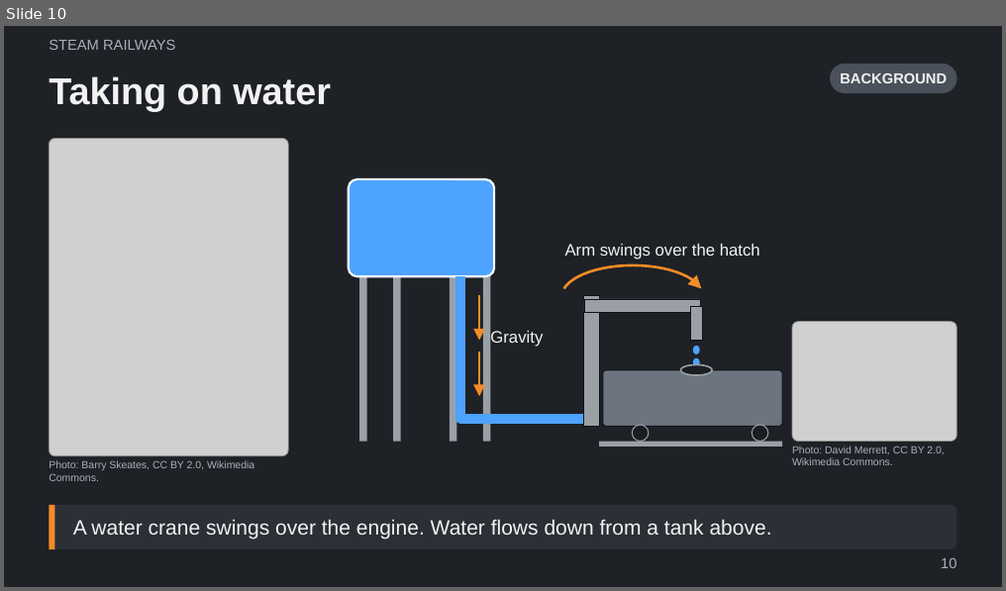
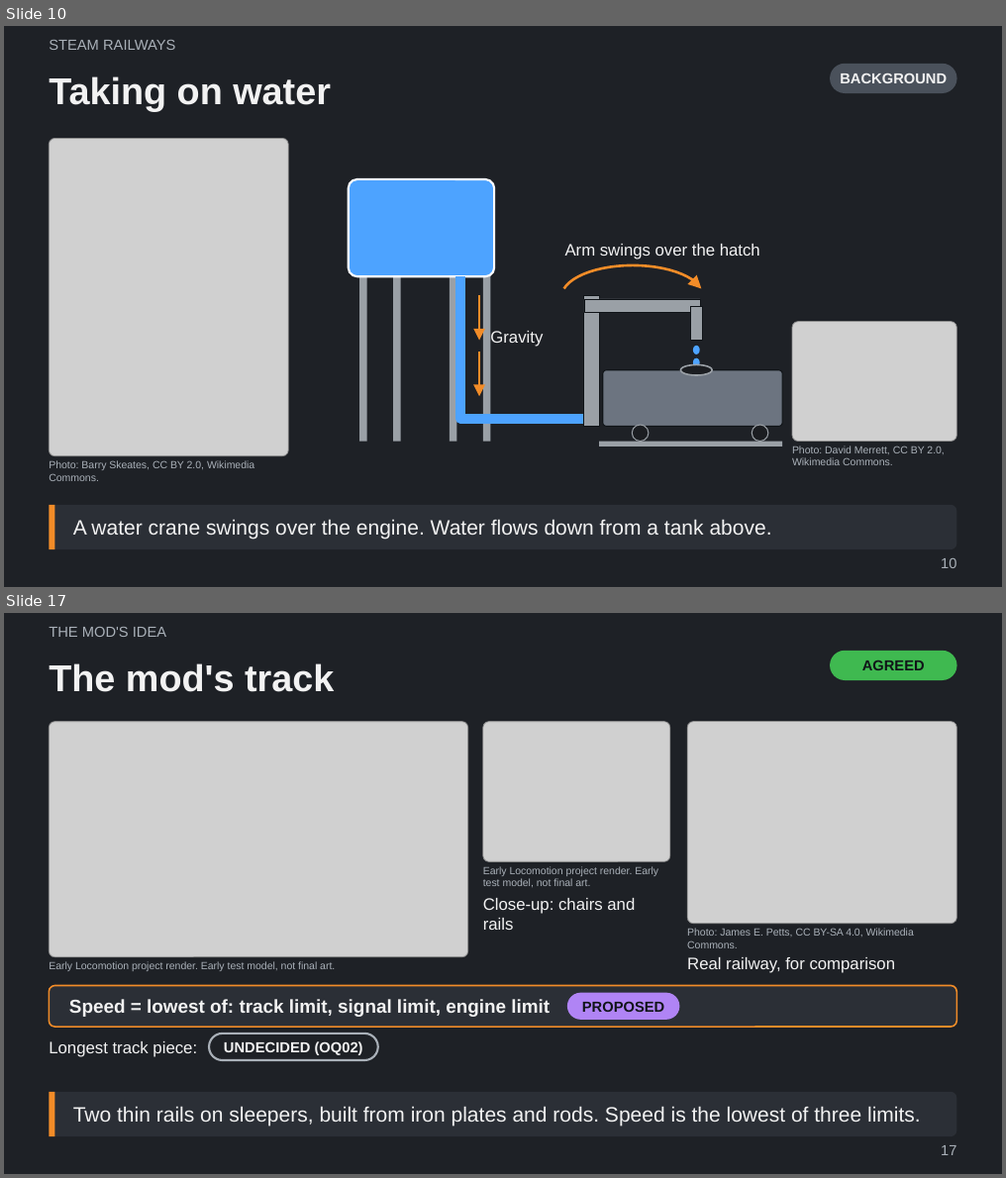
Before and after one commit to Tarenkookoo/Satisfactory---Early-Locomotion, a slide deck: Reporting/Claude Presents/Early_Locomotion_Explained.pptx. Shown one above the other, each under a label of ours: slide 10 before the commit, slides 10 and 17 after it; the slides between them are not shown. The pictures are 1006x591 and 1006x1178 pixels, drawn with LibreOffice and Linux fonts; fonts in the diff are those of the drawing; grey boxes stand for pictures. Boxes give left, top, right and bottom in pixels: in the first picture for what was removed or moved away, otherwise in the second. Text is boxed around its words. In the diff, an @@ line names an element or a change of style, - is before the commit and + after.

```diff
--- a/Reporting/Claude Presents/Early_Locomotion_Explained.pptx
+++ b/Reporting/Claude Presents/Early_Locomotion_Explained.pptx
@@ slide 17 added at (4,613,1002,1174), background #1E2126 @@
@@ text added at (49,627,166,637), 14 pt, text #A9B0B8 @@
+THE MOD'S IDEA
@@ title added at (49,663,334,692), 36 pt, text #F2F2F2, bold @@
+The mod's track
@@ rounded rectangle added at (830,651,957,680), fill #3FB950, 14 pt, text #101418, bold @@
+AGREED
@@ picture added at (49,722,468,958) @@
@@ picture added at (483,722,670,862) @@
@@ picture added at (687,722,957,924) @@
@@ text added at (483,866,658,887), 10 pt, text #A9B0B8 @@
+Early Locomotion project render. Early test model, not final art.
@@ text added at (483,898,635,930), 16 pt, text #F2F2F2 @@
+Close-up: chairs and rails
@@ text added at (687,928,914,949), 10 pt, text #A9B0B8 @@
+Photo: James E. Petts, CC BY-SA 4.0, Wikimedia Commons.
@@ text added at (49,961,335,971), 10 pt, text #A9B0B8 @@
+Early Locomotion project render. Early test model, not final art.
@@ text added at (687,958,896,973), 16 pt, text #F2F2F2 @@
+Real railway, for comparison
@@ rounded rectangle added at (49,986,957,1027), fill #2B2F36, outline #F28C28 1.5 pt, 18 pt, text #F2F2F2, bold @@
+Speed = lowest of: track limit, signal limit, engine limit
@@ rounded rectangle added at (567,993,680,1020), fill #B084F5, 14 pt, text #101418, bold @@
+PROPOSED
@@ text added at (49,1042,197,1058), 16 pt, text #F2F2F2 @@
+Longest track piece:
@@ rounded rectangle added at (209,1034,378,1060), outline #A9B0B8 2 pt, 14 pt, text #F2F2F2, bold @@
+UNDECIDED (OQ02)
@@ rounded rectangle added at (49,1092,957,1137), fill #2B2F36, 20 pt, text #F2F2F2 @@
+Two thin rails on sleepers, built from iron plates and rods. Speed is the lowest of three limits.
@@ rectangle added at (49,1092,54,1137), fill #F28C28 @@
@@ page number added at (941,1146,956,1156), 14 pt, text #A9B0B8 @@
+17
```
Also in this commit, not shown: 1 slide changed, 9 other slides added, 4 other files.
